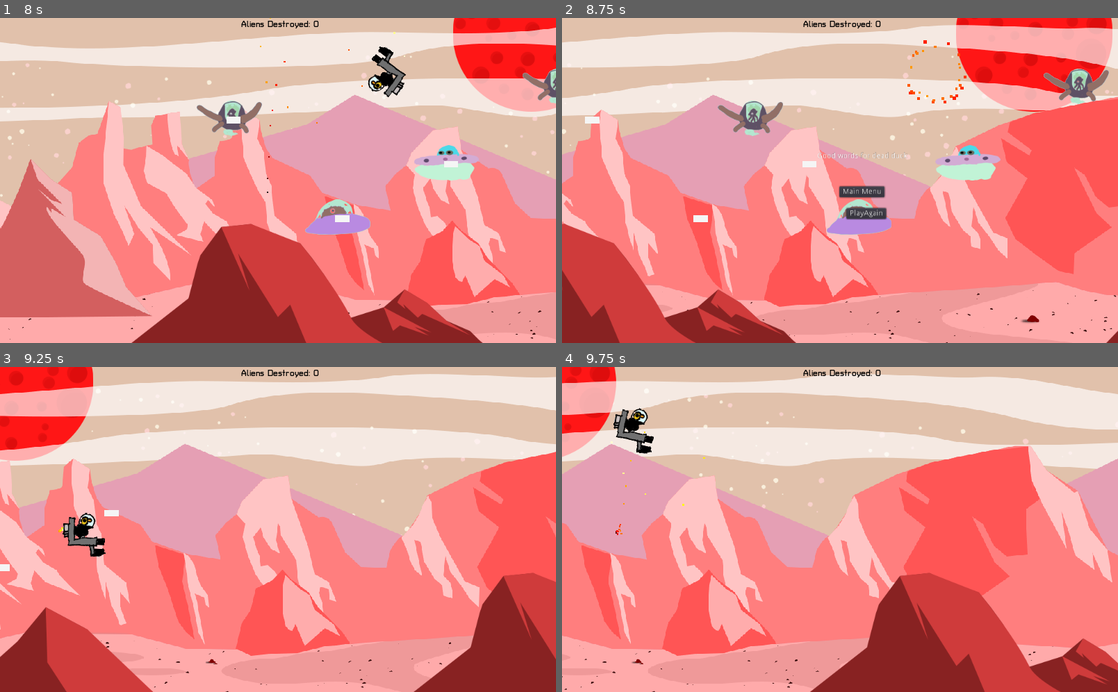
Above: before the commit, frames 1-4 (two rows, left to right).
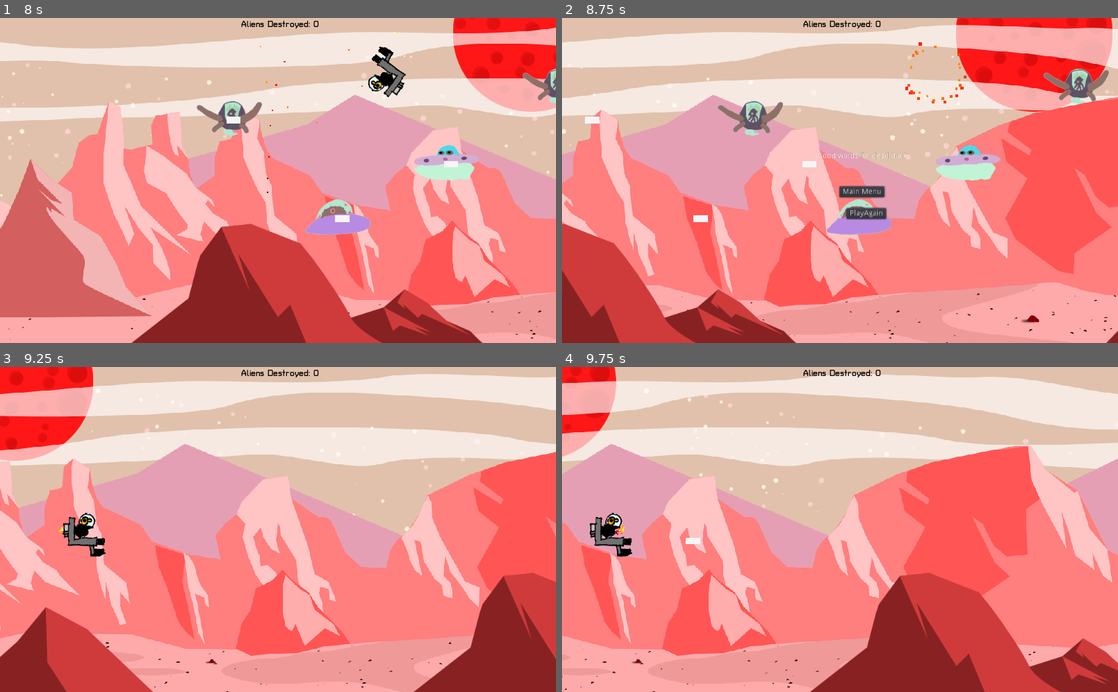
Above: after the commit, the same moments.

Repository: the-g-force/FamJam-January2021
Game: Godot game, scene res://src/Level.tscn
Same seed, same stepped clock (60 frames per second), same inputs: the game is played once before the commit and once after it.
Inputs:
- Up to frame 1 (8 s): tap Enter at 0.5 s; hold D (move_right) 0.53-1.28 s; tap Space (fire) every 0.75 s from 0.6 to 7.35 s; hold S (move_down) 1.28-2.03 s; hold D (move_right) 2.03-2.78 s; hold W (move_up) 2.78-3.53 s; hold A (move_left) 3.53-5.03 s; hold S (move_down) 5.03-5.78 s; hold D (move_right) 5.78-6.53 s; hold W (move_up) 6.53-7.28 s; hold D (move_right) from 7.28 s (still down)
- Up to frame 2 (8.75 s): release D (move_right) at 8.03 s; hold S (move_down) from 8.03 s (still down); tap Space (fire) at 8.1 s
- Up to frame 3 (9.25 s): release S (move_down) at 8.75 s; click "PlayAgain" at 8.75 s
- Up to frame 4 (9.75 s): hold A (move_left) from 9.53 s (still down); tap Space (fire) at 9.6 s

Frame 1 is identical in both runs. In frame 2, less than 0.1% of the frame differs, in the area x 61-72%, y 6-26%; in frame 3, less than 0.1%; in frame 4, 1.2%, in the area x 5-26%, y 12-59%.

Commit message:
Add explosions and bullets to the creator's parents
This is done to prevent nodes from 'leaking' into other scenes
on root scene change.

Diff:
--- a/project/src/Alien.gd
+++ b/project/src/Alien.gd
@@ -25,7 +25,7 @@
 	if position.y >= get_viewport_rect().size.y-40 and destroyed:
 		var _explosion:Node2D = load("res://src/Explosion.tscn").instance()
 		_explosion.position = get_global_transform().origin
-		get_tree().get_root().add_child(_explosion)
+		get_parent().add_child(_explosion)
 		queue_free()
 	if collision!=null and not destroyed:
 		damage()
@@ -41,7 +41,7 @@
 func _on_Timer_timeout():
 	var bullet:Node2D = _AlienBullet.instance()
 	bullet.position = get_global_transform().origin
-	get_tree().get_root().add_child(bullet)
+	get_parent().add_child(bullet)
 
 
 func _on_VisibilityNotifier2D_screen_exited():
--- a/project/src/Duck.gd
+++ b/project/src/Duck.gd
@@ -61,7 +61,7 @@
 		if _time_elapsed >= 0.9:
 			var _explosion:Node2D = load("res://src/Explosion.tscn").instance()
 			_explosion.position = $Explosionpath/PathFollow2D/JetDuck.get_global_transform().origin
-			get_tree().get_root().add_child(_explosion)
+			get_parent().add_child(_explosion)
 			emit_signal("death_complete")
 			queue_free()
 
